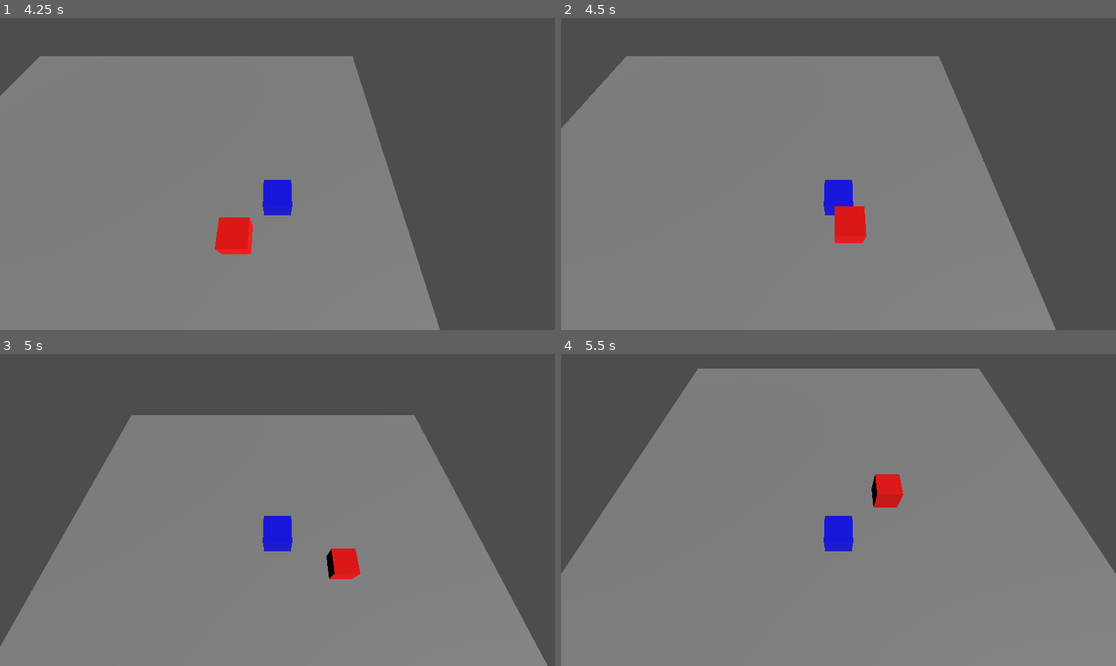
Above: before the commit, frames 1-4 (two rows, left to right).
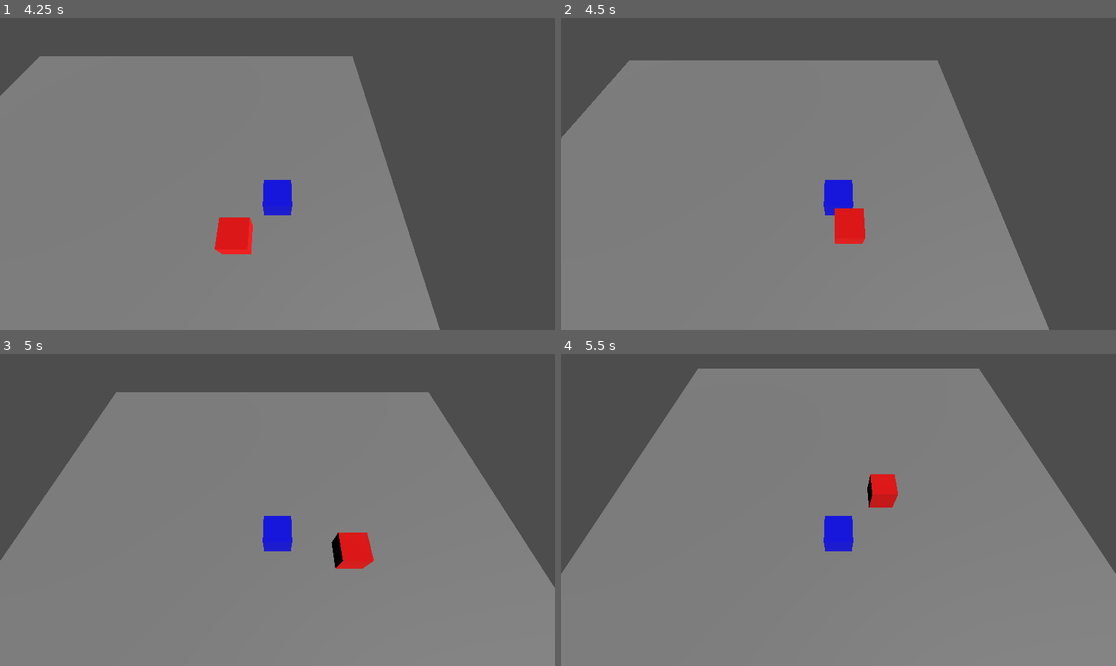
Above: after the commit, the same moments.

Repository: Jovito5s9/Archpelago-Protocol
Game: Godot game, scene res://scenes/map1.tscn
The game is run twice, just before and just after one commit, with the same random seed, the same clock (stepped at 60 frames per second) and the same inputs. The project has no main scene, so this scene is started directly.
Inputs:
- Up to frame 1 (4.25 s): tap Enter (ui_accept) at 0.5, 0.77, 1.52, 3.02, 3.77 s; hold Right (ui_right) 0.53-1.28 s; tap X (punch) every 0.75 s from 0.6 to 3.6 s; hold Down (ui_down) 1.28-2.03 s; hold Right (ui_right) 2.03-2.78 s; hold Up (ui_up) 2.78-3.53 s; hold Left (ui_left) from 3.53 s (still down)
- Up to frame 2 (4.5 s): keep holding Left (ui_left); tap X (punch) at 4.35 s
- Up to frame 3 (5 s): keep holding Left (ui_left); tap Enter (ui_accept) at 4.52 s
- Up to frame 4 (5.5 s): release Left (ui_left) at 5.03 s; hold Down (ui_down) from 5.03 s (still down); tap X (punch) at 5.1 s

Frame 1 is identical in both runs. In frame 2, 1.9% of the frame differs, in the area x 0-90%, y 12-100%; in frame 3, 15%, in the area x 0-100%, y 12-100%; in frame 4, 0.2%.

Commit message:
herança de cenas(modelo padrão + modificações)

Diff:
--- a/scenes/cubo.tscn
+++ b/scenes/cubo.tscn
@@ -1,38 +1,13 @@
 [gd_scene format=3 uid="uid://ci6t0bnar7qfq"]
 
+[ext_resource type="PackedScene" uid="uid://d386has26k6ek" path="res://scenes/entity.tscn" id="1_t4y38"]
 [ext_resource type="Script" uid="uid://ctyiooyplnnpf" path="res://scripts/cubo.gd" id="1_ue4r5"]
 
-[sub_resource type="StandardMaterial3D" id="StandardMaterial3D_dx6ei"]
+[sub_resource type="StandardMaterial3D" id="StandardMaterial3D_t4y38"]
 albedo_color = Color(1, 0, 0, 1)
 
-[sub_resource type="BoxMesh" id="BoxMesh_dx6ei"]
-
-[sub_resource type="BoxShape3D" id="BoxShape3D_ue4r5"]
-
-[sub_resource type="BoxShape3D" id="BoxShape3D_t4y38"]
-
-[sub_resource type="StandardMaterial3D" id="StandardMaterial3D_2wega"]
-albedo_color = Color(0, 0, 1, 1)
-
-[sub_resource type="BoxMesh" id="BoxMesh_odofd"]
-
-[node name="cubo" type="CharacterBody3D" unique_id=1661091355 groups=["enemy"]]
+[node name="cubo" unique_id=1661091355 instance=ExtResource("1_t4y38")]
 script = ExtResource("1_ue4r5")
 
-[node name="MeshInstance3D" type="MeshInstance3D" parent="." unique_id=176001159]
-material_override = SubResource("StandardMaterial3D_dx6ei")
-mesh = SubResource("BoxMesh_dx6ei")
-
-[node name="CollisionShape3D" type="CollisionShape3D" parent="." unique_id=121942483]
-shape = SubResource("BoxShape3D_ue4r5")
-
-[node name="ataque" type="Area3D" parent="." unique_id=1522599598]
-
-[node name="collision" type="CollisionShape3D" parent="ataque" unique_id=38531353]
-shape = SubResource("BoxShape3D_t4y38")
-disabled = true
-
-[node name="MeshInstance3D" type="MeshInstance3D" parent="ataque" unique_id=1328208276]
-visible = false
-material_override = SubResource("StandardMaterial3D_2wega")
-mesh = SubResource("BoxMesh_odofd")
+[node name="MeshInstance3D" parent="." index="0" unique_id=176001159]
+material_override = SubResource("StandardMaterial3D_t4y38")
--- /dev/null
+++ b/scenes/entity.tscn
@@ -0,0 +1,40 @@
+[gd_scene format=3 uid="uid://d386has26k6ek"]
+
+[ext_resource type="Script" uid="uid://x40ujed6wq5g" path="res://scripts/entity.gd" id="1_iiwub"]
+
+[sub_resource type="StandardMaterial3D" id="StandardMaterial3D_dx6ei"]
+albedo_color = Color(0.3137255, 0.3137255, 0.3137255, 1)
+
+[sub_resource type="BoxMesh" id="BoxMesh_dx6ei"]
+
+[sub_resource type="BoxShape3D" id="BoxShape3D_ue4r5"]
+
+[sub_resource type="BoxShape3D" id="BoxShape3D_t4y38"]
+
+[sub_resource type="StandardMaterial3D" id="StandardMaterial3D_2wega"]
+albedo_color = Color(0, 0, 1, 1)
+
+[sub_resource type="BoxMesh" id="BoxMesh_odofd"]
+
+[node name="entity" type="CharacterBody3D" unique_id=1661091355]
+script = ExtResource("1_iiwub")
+
+[node name="MeshInstance3D" type="MeshInstance3D" parent="." unique_id=176001159]
+material_override = SubResource("StandardMaterial3D_dx6ei")
+mesh = SubResource("BoxMesh_dx6ei")
+
+[node name="CollisionShape3D" type="CollisionShape3D" parent="." unique_id=121942483]
+shape = SubResource("BoxShape3D_ue4r5")
+
+[node name="ataque" type="Area3D" parent="." unique_id=1522599598]
+
+[node name="collision" type="CollisionShape3D" parent="ataque" unique_id=38531353]
+shape = SubResource("BoxShape3D_t4y38")
+disabled = true
+
+[node name="MeshInstance3D" type="MeshInstance3D" parent="ataque" unique_id=1328208276]
+visible = false
+material_override = SubResource("StandardMaterial3D_2wega")
+mesh = SubResource("BoxMesh_odofd")
+
+[connection signal="body_entered" from="ataque" to="." method="_on_ataque_acertado"]
--- a/scenes/map1.tscn
+++ b/scenes/map1.tscn
@@ -26,5 +26,5 @@
 [node name="DirectionalLight3D" type="DirectionalLight3D" parent="." unique_id=1881919285]
 transform = Transform3D(0.70710677, -0.49999997, 0.49999997, 0, 0.70710677, 0.70710677, -0.70710677, -0.49999997, 0.49999997, 0, 0, 0)
 
-[node name="cubo" parent="." unique_id=1661091355 groups=["enemy"] instance=ExtResource("2_3ti6u")]
+[node name="cubo" parent="." unique_id=1661091355 instance=ExtResource("2_3ti6u")]
 transform = Transform3D(1, 0, 0, 0, 1, 0, 0, 0, 1, -6.2782106, 2.0373893, 1.7396894)
--- a/scenes/player.tscn
+++ b/scenes/player.tscn
@@ -1,39 +1,18 @@
 [gd_scene format=3 uid="uid://ctl3l4rl4ksn5"]
 
 [ext_resource type="Script" uid="uid://bi5m3i7qhndbx" path="res://scripts/player.gd" id="1_3vyb7"]
+[ext_resource type="PackedScene" uid="uid://d386has26k6ek" path="res://scenes/entity.tscn" id="1_g2els"]
 
-[sub_resource type="BoxShape3D" id="BoxShape3D_u8vuu"]
-
-[sub_resource type="StandardMaterial3D" id="StandardMaterial3D_3vyb7"]
+[sub_resource type="StandardMaterial3D" id="StandardMaterial3D_g2els"]
 albedo_color = Color(0, 0, 1, 1)
 
-[sub_resource type="BoxMesh" id="BoxMesh_3vyb7"]
+[node name="player" unique_id=1661091355 instance=ExtResource("1_g2els")]
+script = ExtResource("1_3vyb7")
+vida_maxima = 12
 
-[sub_resource type="BoxShape3D" id="BoxShape3D_3vyb7"]
+[node name="MeshInstance3D" parent="." index="0" unique_id=176001159]
+material_override = SubResource("StandardMaterial3D_g2els")
 
-[node name="player" type="CharacterBody3D" unique_id=1996350048]
-script = ExtResource("1_3vyb7")
-
-[node name="CollisionShape3D" type="CollisionShape3D" parent="." unique_id=490022489]
-shape = SubResource("BoxShape3D_u8vuu")
-
-[node name="MeshInstance3D" type="MeshInstance3D" parent="." unique_id=339943573]
-material_override = SubResource("StandardMaterial3D_3vyb7")
-mesh = SubResource("BoxMesh_3vyb7")
-
-[node name="Camera3D" type="Camera3D" parent="." unique_id=1555383262]
+[node name="Camera3D" type="Camera3D" parent="." index="3" unique_id=1721947153]
 transform = Transform3D(1, 0, 0, 0, 0.49999997, 0.86602545, 0, -0.86602545, 0.49999997, 0, 7, 3)
 rotation_order = 0
-
-[node name="ataque" type="Area3D" parent="." unique_id=1174345575]
-
-[node name="collision" type="CollisionShape3D" parent="ataque" unique_id=1809628935]
-shape = SubResource("BoxShape3D_3vyb7")
-disabled = true
-
-[node name="MeshInstance3D" type="MeshInstance3D" parent="ataque" unique_id=126716201]
-visible = false
-material_override = SubResource("StandardMaterial3D_3vyb7")
-mesh = SubResource("BoxMesh_3vyb7")
-
-[connection signal="body_entered" from="ataque" to="." method="_on_ataque_acertado"]
--- a/scripts/player.gd
+++ b/scripts/player.gd
@@ -3,6 +3,7 @@
 const MAX_SPEED = 6.5
 const ACCELERATE = 0.3
 const JUMP_VELOCITY = 6.5
+
 
 func _physics_process(delta: float) -> void:
 	if Input.is_action_just_pressed("punch"):
